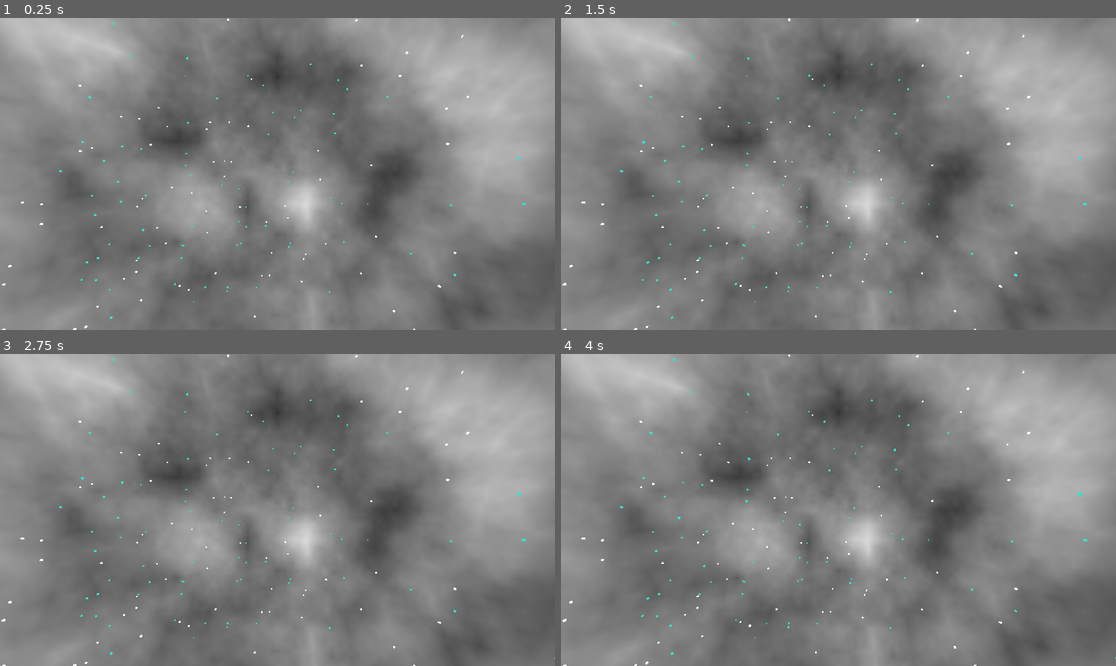
Above: before the commit, frames 1-4 (two rows, left to right).
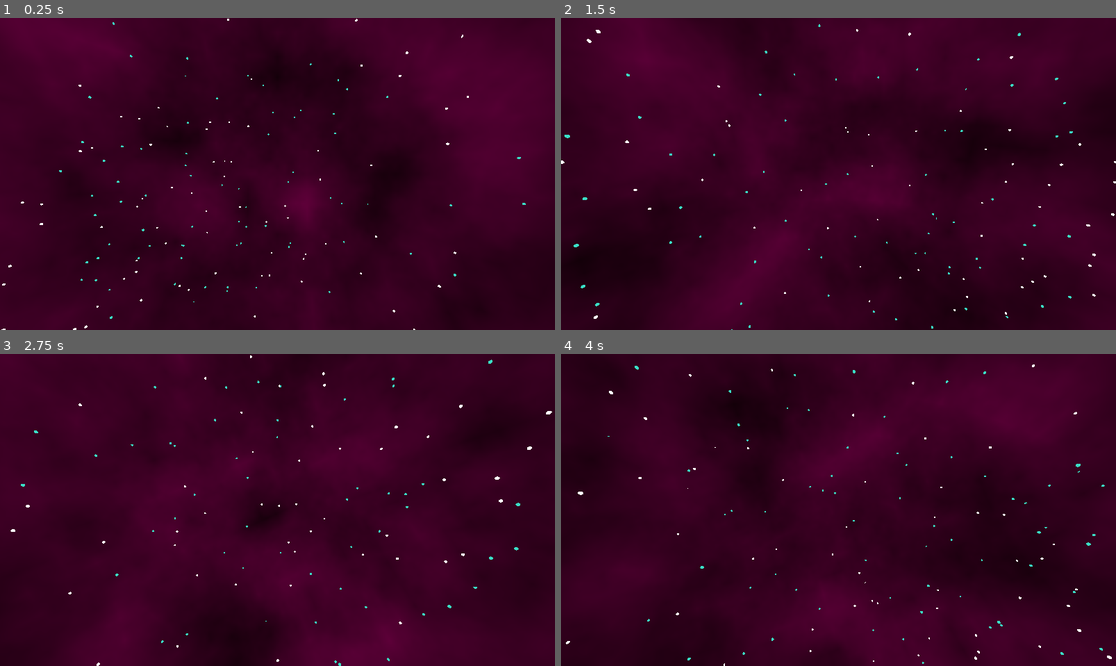
Above: after the commit, the same moments.

Repository: kettle-game-studio/unlimited-space-shawarma
Game: Godot game, scene res://assets/scenes/main_scene.tscn
The game is run twice, just before and just after one commit, with the same random seed, the same clock (stepped at 60 frames per second) and the same inputs. Before the commit the project has no main scene; this scene is started directly in both runs.
Inputs (mouse positions are in pixels of both pictures, inside the frame that each line leads up to):
- Up to frame 1 (0.25 s): no input
- Up to frame 2 (1.5 s): tap Enter at 0.5 s; move the mouse to (960, 158) at 0.52 s; move the mouse to (727, 189) at 1.27 s
- Up to frame 3 (2.75 s): move the mouse to (333, 441) at 2.02 s
- Up to frame 4 (4 s): tap Space at 2.75 s; move the mouse to (810, 572) at 2.77 s; move the mouse to (1005, 556) at 3.52 s

The runs differ from the first frame. In frame 1, 100% of the frame differs, in the area x 0-100%, y 0-100%; in frame 2, 100%; in frame 3, 100%; in frame 4, 100%.

Commit message:
Add simple player controller

Diff:
--- a/assets/materials/stars_in_the_sky.tres
+++ b/assets/materials/stars_in_the_sky.tres
@@ -4,6 +4,6 @@
 
 [resource]
 shader = ExtResource("1_dm47p")
-shader_parameter/skyColor = Color(1, 1, 1, 1)
+shader_parameter/skyColor = Color(0.435294, 0.00784314, 0.266667, 1)
 shader_parameter/coldStarColor = Color(0.227451, 0.87451, 0.780392, 1)
 shader_parameter/hotStarColor = Color(0.964706, 0.309804, 0, 1)
--- /dev/null
+++ b/assets/prefabs/player.tscn
@@ -0,0 +1,10 @@
+[gd_scene load_steps=2 format=3 uid="uid://4h7b3tnixhgm"]
+
+[ext_resource type="Script" path="res://assets/scripts/player_controller.gd" id="1_75gyu"]
+
+[node name="Player" type="Node3D" node_paths=PackedStringArray("player", "camera")]
+script = ExtResource("1_75gyu")
+player = NodePath(".")
+camera = NodePath("Camera3D")
+
+[node name="Camera3D" type="Camera3D" parent="."]
--- a/assets/scenes/main_scene.tscn
+++ b/assets/scenes/main_scene.tscn
@@ -1,13 +1,14 @@
-[gd_scene load_steps=3 format=3 uid="uid://4ur4w8uh5i2d"]
+[gd_scene load_steps=4 format=3 uid="uid://4ur4w8uh5i2d"]
 
 [ext_resource type="Environment" uid="uid://cfdjcfoshx56f" path="res://assets/scenes/main_environment.tres" id="1_ac5gt"]
+[ext_resource type="PackedScene" uid="uid://4h7b3tnixhgm" path="res://assets/prefabs/player.tscn" id="2_e4bg4"]
 
 [sub_resource type="CameraAttributesPractical" id="CameraAttributesPractical_ho8qv"]
 
 [node name="MainScene" type="Node3D"]
 
-[node name="Camera3D" type="Camera3D" parent="."]
-
 [node name="WorldEnvironment" type="WorldEnvironment" parent="."]
 environment = ExtResource("1_ac5gt")
 camera_attributes = SubResource("CameraAttributesPractical_ho8qv")
+
+[node name="Player" parent="." instance=ExtResource("2_e4bg4")]
--- /dev/null
+++ b/assets/scripts/player_controller.gd
@@ -0,0 +1,18 @@
+extends Node3D
+
+@export var player: Node3D
+@export var camera: Camera3D
+
+@export var camera_speed: float = 0.01
+
+# Called when the node enters the scene tree for the first time.
+func _ready():
+	Input.set_mouse_mode(Input.MOUSE_MODE_CAPTURED)
+
+func _unhandled_input(event: InputEvent):
+	if event is InputEventMouseMotion:
+		rotate_camera(event.relative)
+
+func rotate_camera(vector: Vector2):
+	camera.rotation.x = clamp(camera.rotation.x - vector.y * camera_speed, -PI/2, PI/2)
+	player.rotate_y(-vector.x * camera_speed)
--- a/project.godot
+++ b/project.godot
@@ -11,6 +11,7 @@
 [application]
 
 config/name="Unlimited-space-shawarma"
+run/main_scene="res://assets/scenes/main_scene.tscn"
 config/features=PackedStringArray("4.1", "GL Compatibility")
 config/icon="res://icon.svg"
 
Not shown, added: export_presets.cfg
Not shown, changed: .gitignore
Not shown, added: assets/design/process.kra
